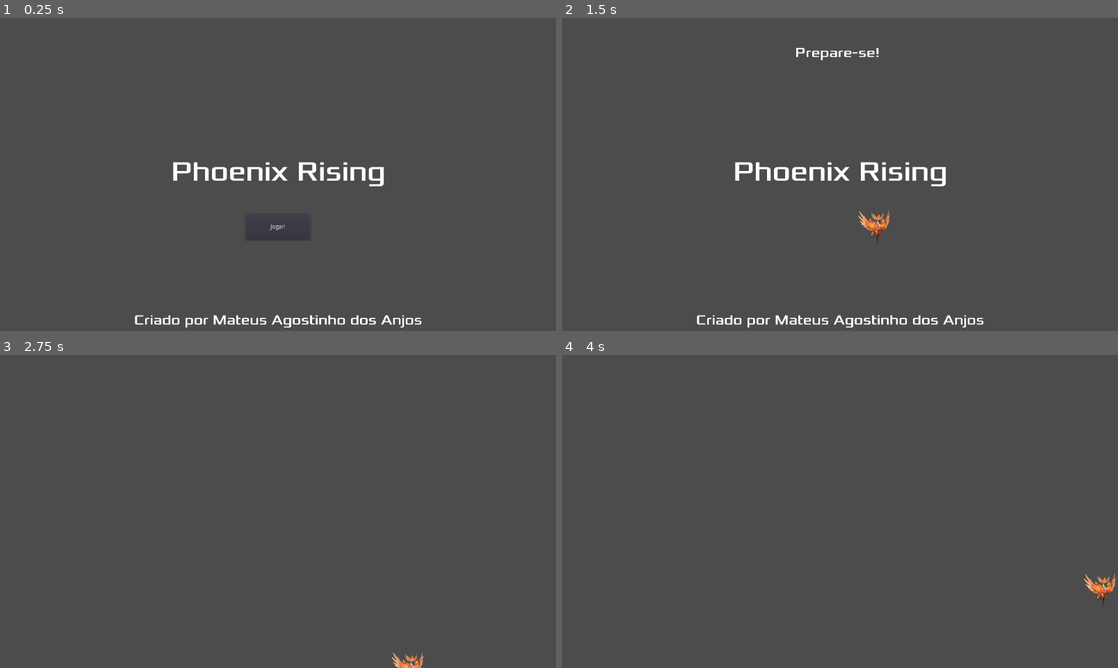
Above: before the commit, frames 1-4 (two rows, left to right).
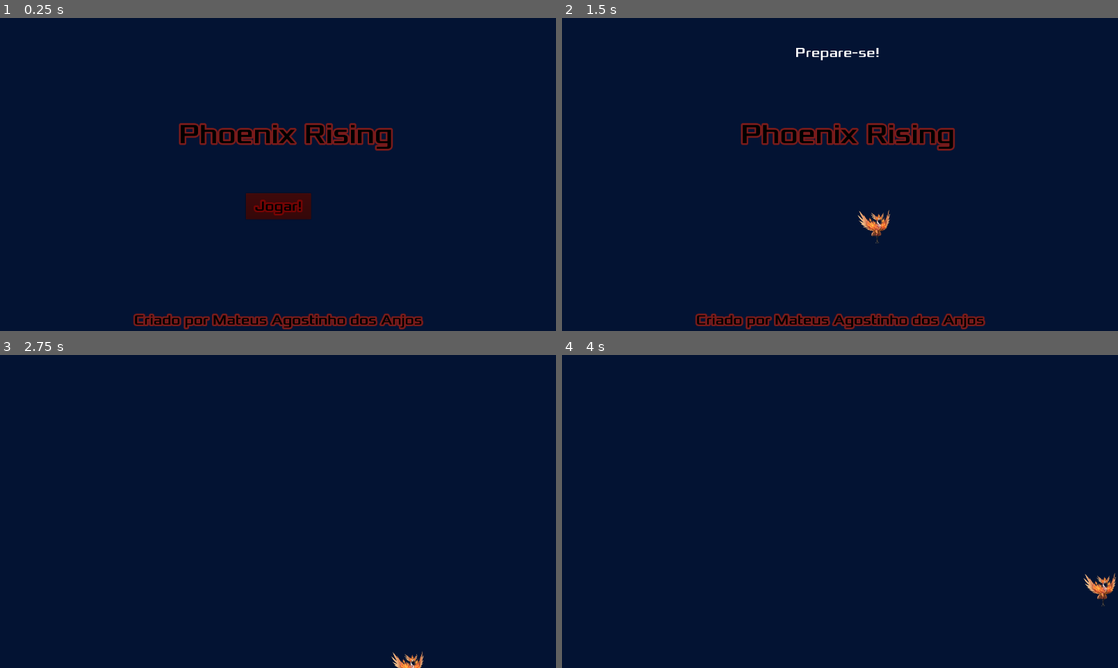
Above: after the commit, the same moments.

Repository: MateusdosAnjos/MAC0499
Game: Godot game, scene res://Main/Main.tscn
Two runs of this game, one before a commit and one after it. Both use one fixed random seed, a clock stepped at 60 frames per second and the inputs below. The project has no main scene, so this scene is started directly.
Inputs:
- Up to frame 1 (0.25 s): no input
- Up to frame 2 (1.5 s): click "Jogar!" at 0.5 s; tap Enter at 1.25 s; hold Right (ui_right) from 1.28 s (still down)
- Up to frame 3 (2.75 s): release Right (ui_right) at 2.03 s; hold Down (ui_down) from 2.03 s (still down)
- Up to frame 4 (4 s): release Down (ui_down) at 2.78 s; hold Right (ui_right) 2.78-3.53 s; hold Up (ui_up) from 3.53 s (still down)

The runs differ from the first frame. In frame 1, 100% of the frame differs, in the area x 0-100%, y 0-100%; in frame 2, 100%; in frame 3, 100%; in frame 4, 100%.

Commit message:
Adicionado cores iniciais

Diff:
--- a/Phoenix Rising/HUD/HUD.tscn
+++ b/Phoenix Rising/HUD/HUD.tscn
@@ -1,18 +1,28 @@
-[gd_scene load_steps=6 format=2]
+[gd_scene load_steps=7 format=2]
 
 [ext_resource path="res://HUD/HUD.gd" type="Script" id=1]
 [ext_resource path="res://acessorios/fonts/Xolonium-Regular.ttf" type="DynamicFontData" id=2]
 
 [sub_resource type="DynamicFont" id=1]
 size = 64
+outline_size = 4
+outline_color = Color( 0.47451, 0.105882, 0.105882, 1 )
 font_data = ExtResource( 2 )
 
 [sub_resource type="DynamicFont" id=2]
 size = 32
+outline_size = 4
+outline_color = Color( 0.47451, 0.105882, 0.105882, 1 )
 font_data = ExtResource( 2 )
 
 [sub_resource type="DynamicFont" id=3]
 size = 32
+font_data = ExtResource( 2 )
+
+[sub_resource type="DynamicFont" id=4]
+size = 32
+outline_size = 4
+outline_color = Color( 0.47451, 0.105882, 0.105882, 1 )
 font_data = ExtResource( 2 )
 
 [node name="HUD" type="CanvasLayer"]
@@ -23,11 +33,12 @@
 anchor_top = 0.5
 anchor_right = 0.5
 anchor_bottom = 0.5
-margin_left = -278.5
-margin_top = -46.0
-margin_right = 278.5
-margin_bottom = 46.0
+margin_left = -260.605
+margin_top = -132.316
+margin_right = 296.395
+margin_bottom = -40.3158
 custom_fonts/font = SubResource( 1 )
+custom_colors/font_color = Color( 0, 0, 0, 1 )
 text = "Phoenix Rising"
 align = 1
 
@@ -40,6 +51,7 @@
 margin_top = -45.0
 margin_right = 331.5
 custom_fonts/font = SubResource( 2 )
+custom_colors/font_color = Color( 0, 0, 0, 1 )
 text = "Criado por Mateus Agostinho dos Anjos"
 
 [node name="Message" type="Label" parent="."]
@@ -53,14 +65,18 @@
 align = 1
 
 [node name="StartButton" type="Button" parent="."]
+modulate = Color( 0.968627, 0.141176, 0.141176, 1 )
 anchor_left = 0.5
 anchor_top = 0.5
 anchor_right = 0.5
 anchor_bottom = 0.5
-margin_left = -75.0
-margin_top = 90.6316
-margin_right = 75.0
-margin_bottom = 150.632
+margin_left = -73.9474
+margin_top = 42.6316
+margin_right = 76.0526
+margin_bottom = 102.632
+custom_fonts/font = SubResource( 4 )
+custom_colors/font_color_disabled = Color( 0, 0, 0, 1 )
+custom_colors/font_color = Color( 0, 0, 0, 1 )
 text = "Jogar!"
 
 [node name="MessageTimer" type="Timer" parent="."]
--- a/Phoenix Rising/Main/Main.tscn
+++ b/Phoenix Rising/Main/Main.tscn
@@ -7,6 +7,11 @@
 [node name="Main" type="Node"]
 script = ExtResource( 1 )
 
+[node name="ColorRect" type="ColorRect" parent="."]
+anchor_right = 1.0
+anchor_bottom = 1.0
+color = Color( 0.0117647, 0.0745098, 0.2, 1 )
+
 [node name="Phoenix" parent="." instance=ExtResource( 2 )]
 
 [node name="StartPosition" type="Position2D" parent="."]
